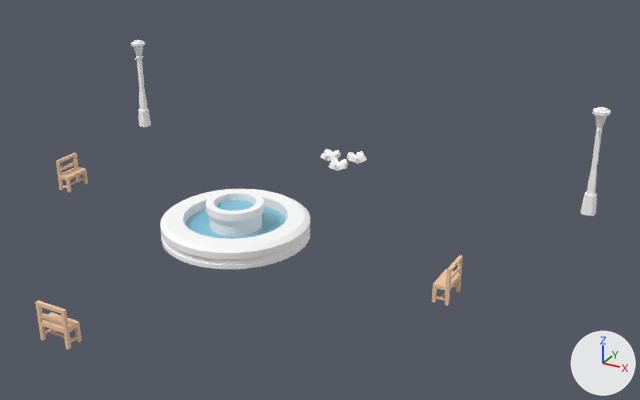
The glTF model models/combinations/combo-fountain-plaza.glb: old version first, new version second.
Both versions are drawn from a 50 mm lens placed at (6.21, -8.94, 5.25), pointed at (0.97, 0.58, 0.49). Arrows for +X, +Y and +Z are at lower right; the lights stay in place. The picture after the commit comes second. Where no turn or scale is listed for an object, it has been applied to the vertices.

The scene before the commit, as lines of its bpy script (objects in view):
```python
me_flowers = bpy.data.meshes.new('flowers')
me_flowers.from_pydata(...)  # 144 vertices, 264 faces; spans x -0.379..0.398, y 2.616..3.402, z 0.0..0.137
me_flowers.materials.append(mat_colormap)  # white #ffffff
me_ignore = bpy.data.meshes.new('(%ignore)')
me_ignore.from_pydata(...)  # 144 vertices, 142 faces; spans x -0.7..0.7, y -0.7..0.7, z 0.14..0.38
me_ignore.materials.append(mat_water)  # cyan #79dcff
me_mesh_bench = bpy.data.meshes.new('Mesh bench')
me_mesh_bench.from_pydata(...)  # 77 vertices, 170 faces; spans x -3.2..-3.0, y 0.0..0.4, z 0.0..0.47
me_mesh_bench.materials.append(mat_wood)  # beige #f3cba8
me_mesh_bench_1 = bpy.data.meshes.new('Mesh bench_1')
me_mesh_bench_1.from_pydata(...)  # 77 vertices, 170 faces; spans x 3.0..3.2, y -0.4..0.0, z 0.0..0.47
me_mesh_bench_1.materials.append(mat_wood)  # beige #f3cba8
me_mesh_bench_2 = bpy.data.meshes.new('Mesh bench_2')
me_mesh_bench_2.from_pydata(...)  # 77 vertices, 170 faces; spans x -0.4..0.0, y -3.2..-3.0, z 0.0..0.47
me_mesh_bench_2.materials.append(mat_wood)  # beige #f3cba8
ob_asset_001_2 = bpy.data.objects.new('asset-001_2', me_mesh_bench)
ob_asset_001_2.location = (0.0, 0.0, 0.0)
ob_asset_001_3 = bpy.data.objects.new('asset-001_3', me_mesh_bench_1)
ob_asset_001_3.location = (0.0, 0.0, 0.0)
ob_asset_001_4 = bpy.data.objects.new('asset-001_4', me_mesh_bench_2)
ob_asset_001_4.location = (0.0, 0.0, 0.0)
ob_asset_013_1 = bpy.data.objects.new('asset-013_1', me_ignore)
ob_asset_013_1.location = (0.0, 0.0, 0.0)
ob_asset_052_7 = bpy.data.objects.new('asset-052_7', me_flowers)
ob_asset_052_7.location = (0.0, 0.0, 0.0)
# also in view: 'asset-017_6' at (4.0, 3.0, 0.78); 'asset-017_5' at (-4.0, 3.0, 0.78); 'asset-013_0' at (0.0, 0.0, 0.24)
```
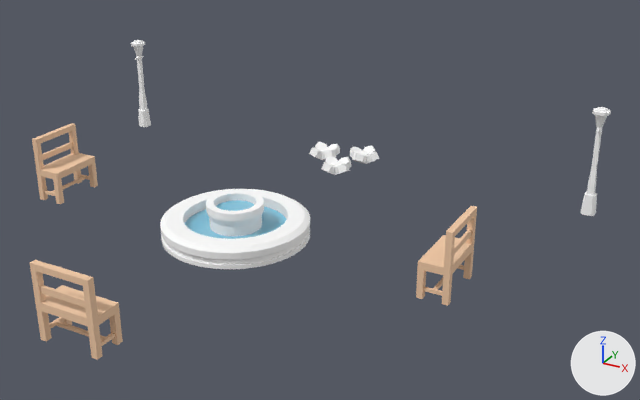
Where the newer file only moved an object's origin or applied its transform, the numbers keep the older frame.

Pixel boxes (x1, y1, x2, y2) of what changed, in the pictures (640 x 400 px):
'03_asset-001__mesh_00', added (beige)
    after: (30, 260, 123, 360)
'02_asset-001__mesh_00', added (beige)
    after: (416, 206, 477, 306)
'01_asset-001__mesh_00', added (beige)
    after: (32, 123, 98, 204)
'06_asset-052__mesh_00', added
    after: (309, 142, 379, 175)
'asset-001_4', deleted (beige)
    before: (35, 300, 82, 350)
'asset-001_3', deleted (beige)
    before: (432, 255, 463, 306)
'asset-001_2', deleted (beige)
    before: (56, 153, 88, 192)
'asset-052_7', deleted
    before: (320, 149, 367, 171)

Edits to the bpy script that builds the scene:
```text
Add me_06_asset_052__geom_00:
    me_06_asset_052__geom_00.from_pydata(...)  # 144 vertices, 264 faces; spans x -0.582..0.582, y -0.589..0.589, z 0.0..0.206
    me_06_asset_052__geom_00.materials.append(mat_colormap)  # white #ffffff
Add me_03_asset_001__geom_00:
    me_03_asset_001__geom_00.from_pydata(...)  # 77 vertices, 170 faces; spans x -0.4..0.4, y -0.2..0.2, z 0.0..0.94
    me_03_asset_001__geom_00.materials.append(mat_wood)  # beige #f3cba8
Add me_02_asset_001__geom_00:
    me_02_asset_001__geom_00.from_pydata(...)  # 77 vertices, 170 faces; spans x -0.2..0.2, y -0.4..0.4, z 0.0..0.94
    me_02_asset_001__geom_00.materials.append(mat_wood)  # beige #f3cba8
Add me_01_asset_001__geom_00:
    me_01_asset_001__geom_00.from_pydata(...)  # 77 vertices, 170 faces; spans x -0.2..0.2, y -0.4..0.4, z 0.0..0.94
    me_01_asset_001__geom_00.materials.append(mat_wood)  # beige #f3cba8
Remove ob_asset_001_2:
    ob_asset_001_2 = bpy.data.objects.new('asset-001_2', me_mesh_bench)
    ob_asset_001_2.location = (0.0, 0.0, 0.0)
Remove ob_asset_001_3:
    ob_asset_001_3 = bpy.data.objects.new('asset-001_3', me_mesh_bench_1)
    ob_asset_001_3.location = (0.0, 0.0, 0.0)
Remove ob_asset_001_4:
    ob_asset_001_4 = bpy.data.objects.new('asset-001_4', me_mesh_bench_2)
    ob_asset_001_4.location = (0.0, 0.0, 0.0)
Remove ob_asset_052_7:
    ob_asset_052_7 = bpy.data.objects.new('asset-052_7', me_flowers)
    ob_asset_052_7.location = (0.0, 0.0, 0.0)
Add ob_06_asset_052__mesh_00:
    ob_06_asset_052__mesh_00 = bpy.data.objects.new('06_asset-052__mesh_00', me_06_asset_052__geom_00)
    ob_06_asset_052__mesh_00.location = (0.0, 3.0, 0.0)
Add ob_03_asset_001__mesh_00:
    ob_03_asset_001__mesh_00 = bpy.data.objects.new('03_asset-001__mesh_00', me_03_asset_001__geom_00)
    ob_03_asset_001__mesh_00.location = (0.0, -3.0, 0.0)
Add ob_02_asset_001__mesh_00:
    ob_02_asset_001__mesh_00 = bpy.data.objects.new('02_asset-001__mesh_00', me_02_asset_001__geom_00)
    ob_02_asset_001__mesh_00.location = (3.0, 0.0, 0.0)
Add ob_01_asset_001__mesh_00:
    ob_01_asset_001__mesh_00 = bpy.data.objects.new('01_asset-001__mesh_00', me_01_asset_001__geom_00)
    ob_01_asset_001__mesh_00.location = (-3.0, 0.0, 0.0)
```
